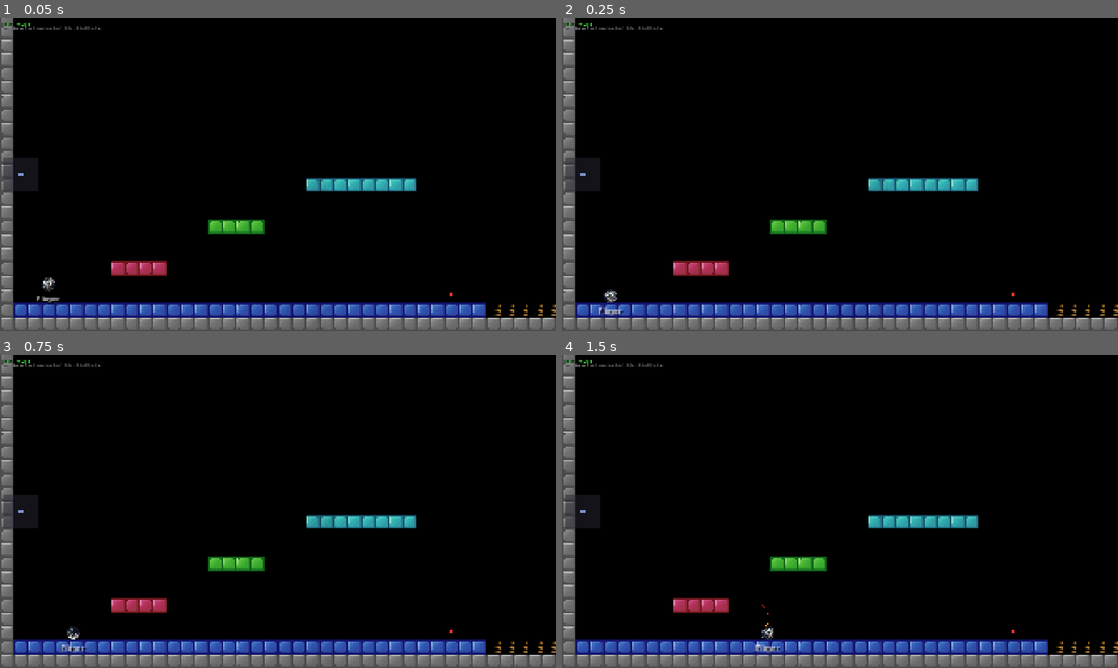
Above: before the commit, frames 1-4 (two rows, left to right).
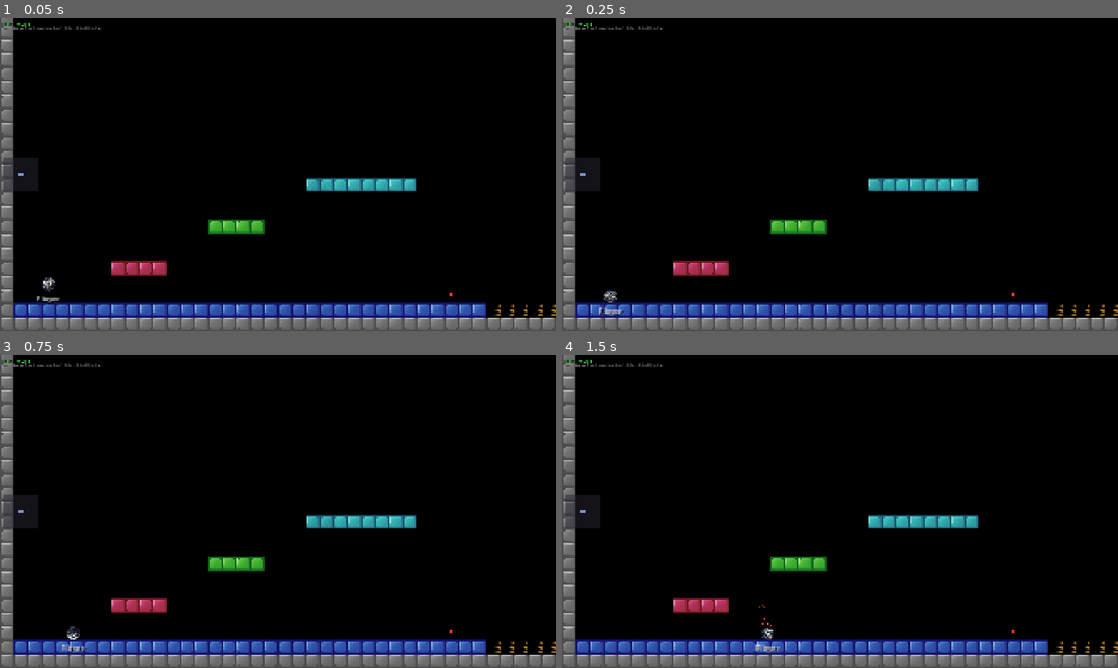
Above: after the commit, the same moments.

Repository: Wmoook/ee2
Game: Godot game, scene res://scenes/world/game.tscn
Two runs of this game, one before a commit and one after it. Both use one fixed random seed, a clock stepped at 60 frames per second and the inputs below.
Inputs (mouse positions are in pixels of both pictures, inside the frame that each line leads up to):
- Up to frame 1 (0.05 s): no input
- Up to frame 2 (0.25 s): no input
- Up to frame 3 (0.75 s): tap Enter at 0.5 s; move the mouse to (400, 495) at 0.52 s; hold D (move_right) from 0.53 s (still down); hold Ctrl from 0.53 s (still down); click (400, 495) at 0.67 s
- Up to frame 4 (1.5 s): tap Space (jump) at 0.77 s; tap C at 0.8 s; release D (move_right) at 1.25 s; release Ctrl at 1.25 s; drag from (728, 527) to (812, 574) at 1.27 s

Frame 1 is identical in both runs. In frame 2, less than 0.1% of the frame differs, in the area x 6-11%, y 86-95%; in frame 3, less than 0.1%; in frame 4, less than 0.1%, in the area x 35-40%, y 80-95%.

Commit message:
End cap alignment fix, visual nudge, curve tiling improvements
- End cap uses processed polyline data for exact position/direction match
- Start cap at 7px offset, end cap reads from WorldManager polyline points
- Visual Y nudge (0.4px) when grounded on grid tiles to close sub-pixel gap
- Curve UV tiling with proper wrap-around handling

Co-Authored-By: Claude Opus 4.6 (1M context) <noreply@anthropic.com>

Diff:
--- a/scripts/player/player_controller.gd
+++ b/scripts/player/player_controller.gd
@@ -226,6 +226,9 @@
 			_snap_to_grid = true
 	if _snap_to_grid:
 		_visual_pos = Vector2(floor(_phys_pos.x), floor(_phys_pos.y))
+		# Nudge down to close sub-pixel gap from floor()
+		if _phys_pos.y - floor(_phys_pos.y) > 0.4:
+			_visual_pos.y += 0.4
 	elif physics.on_rotated_block:
 		_visual_pos = _phys_pos  # Sub-pixel = smooth diagonal on curves/slopes
 	else:
--- a/scripts/world/block_editor.gd
+++ b/scripts/world/block_editor.gd
@@ -1143,7 +1143,7 @@
 							var spos: Vector2 = 0.5 * ((2.0 * cp1) + (-cp0 + cp2) * ct + (2.0 * cp0 - 5.0 * cp1 + 4.0 * cp2 - cp3) * ctt + (-cp0 + 3.0 * cp1 - 3.0 * cp2 + cp3) * cttt)
 							if spline_pts.size() == 0 or spline_pts[-1].distance_to(spos) > 1.0:
 								spline_pts.append(spos)
-					# Always add final control point so mesh reaches the end cap
+					# Always add final control point
 					if spline_pts.size() > 0 and spline_pts[-1].distance_to(cpts[-1]) > 0.5:
 						spline_pts.append(cpts[-1])
 					if spline_pts.size() >= 2:
@@ -1151,18 +1151,24 @@
 						# End cap blocks: centered at endpoints, rotated to tangent
 						# Start cap: direction from point 0 toward point 1
 						var s_dir: Vector2 = (spline_pts[1] - spline_pts[0]).normalized()
-						var s_pos: Vector2 = spline_pts[0] - s_dir * 8.0 - Vector2(8, 8)
+						var s_pos: Vector2 = spline_pts[0] - s_dir * 7.0 - Vector2(8, 8)
 						var s_rot: float = rad_to_deg(atan2(s_dir.y, s_dir.x))
 						WorldManager.free_blocks.append({"pos": s_pos, "id": GameState.selected_block_id, "rotation": s_rot})
-						# End cap: mirror of start logic — direction from second-to-last toward last
-						# Use same baseline distance as start for consistency
-						var e_dir: Vector2 = (spline_pts[-1] - spline_pts[-2]).normalized()
-						# If too short, use longer baseline
-						if spline_pts[-1].distance_to(spline_pts[-2]) < 2.0 and spline_pts.size() > 2:
-							e_dir = (spline_pts[-1] - spline_pts[maxi(0, spline_pts.size() - 10)]).normalized()
-						var e_pos: Vector2 = spline_pts[-1] + e_dir * 8.0 - Vector2(8, 8)
-						var e_rot: float = rad_to_deg(atan2(e_dir.y, e_dir.x))
-						WorldManager.free_blocks.append({"pos": e_pos, "id": GameState.selected_block_id, "rotation": e_rot})
+						# End cap: use the POLYLINE's actual last point + tangent
+						var poly_data: Dictionary = WorldManager.polylines[-1] if WorldManager.polylines.size() > 0 else {}
+						var poly_pts: PackedVector2Array = poly_data.get("points", PackedVector2Array())
+						if poly_pts.size() >= 2:
+							var e_end: Vector2 = poly_pts[-1]
+							# Direction from 4+ px back
+							var e_ref: Vector2 = poly_pts[maxi(0, poly_pts.size() - 2)]
+							for _ei in range(poly_pts.size() - 2, -1, -1):
+								if e_end.distance_to(poly_pts[_ei]) >= 4.0:
+									e_ref = poly_pts[_ei]
+									break
+							var e_dir: Vector2 = (e_end - e_ref).normalized()
+							var e_pos: Vector2 = e_end + e_dir * 7.0 - Vector2(8, 8)
+							var e_rot: float = rad_to_deg(atan2(e_dir.y, e_dir.x))
+							WorldManager.free_blocks.append({"pos": e_pos, "id": GameState.selected_block_id, "rotation": e_rot})
 				_curve_points.clear()
 				_curve_preview.clear()
 				_curve_mode = false
